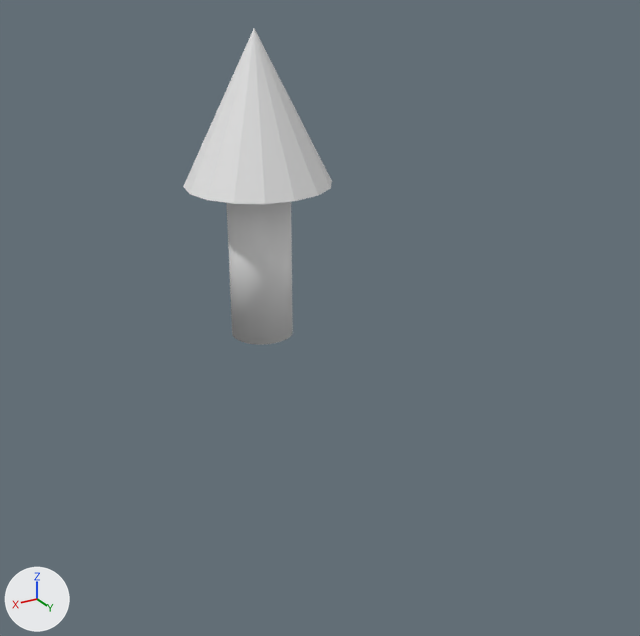
Before and after pictures for a commit that changed the FBX model PixelEditor/Resources/models/arrow/arrow.fbx.
Camera for both pictures: a 50 mm lens placed at (0.021, 0.0414, 0.0194), pointed at (-0.004, -0.0003, -0.0015). Every picture has the same lights, and +X, +Y and +Z are marked at lower left. Where no turn or scale is listed for an object, it has been applied to the vertices.

The scene before the commit, as lines of its bpy script (objects in view):
```python
me_cylinder = bpy.data.meshes.new('Cylinder')
me_cylinder.from_pydata(...)  # a 32-sided cylinder along z spanning x -0.0017..0.0017, y -0.0017..0.0017, z -0.0013..0.0073; a 16-sided cone pointing to +z spanning x -0.004..0.004, y -0.004..0.004, z 0.0073..0.0153
ob_arrow = bpy.data.objects.new('Arrow', me_cylinder)
ob_arrow.location = (0.0, 0.0, 0.0)
```
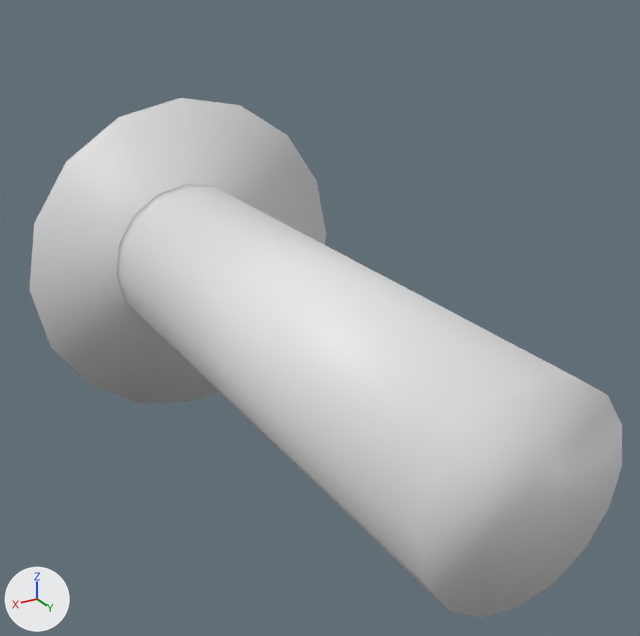
Changed parts and their boxes [x1, y1, x2, y2] in the pictures (640 x 636 px; the box of a moved part takes in the faces that stretch with it):
'Arrow', reshaped (296% wider, 64% taller): before [183, 29, 332, 345]; after [29, 98, 622, 618]
part 1 of me_cylinder, moved or reshaped: before [183, 29, 332, 204]; after [29, 98, 326, 404]
part 2 of me_cylinder, added: after [117, 185, 622, 618]
part 3 of me_cylinder, deleted: before [227, 202, 293, 345]

Patch to the scene script:
```diff
--- a/PixelEditor/Resources/models/arrow/arrow.fbx.py
+++ b/PixelEditor/Resources/models/arrow/arrow.fbx.py
@@ me_cylinder @@
 me_cylinder.from_pydata(...)  # 81 vertices, 154 faces; spans x -0.004..0.004, y -0.004..0.004, z -0.0013..0.0153
 # used by ob_arrow; location = (0.0, 0.0, 0.0)
+# me_cylinder part 1: the loose piece of 17 vertices spanning x -0.004..0.004, y -0.004..0.004, z 0.0073..0.0153 is turned 90 degrees about the x axis through its middle and scaled by 2.63, then moved by (0.0, -0.0206, -0.0113)
+# me_cylinder part 2: a new loose piece, a 16-sided cylinder along y spanning x -0.005..0.005, y -0.0101..0.0216, z -0.005..0.005
+# me_cylinder part 3: the loose piece of 64 vertices spanning x -0.0017..0.0017, y -0.0017..0.0017, z -0.0013..0.0073 is deleted
```
